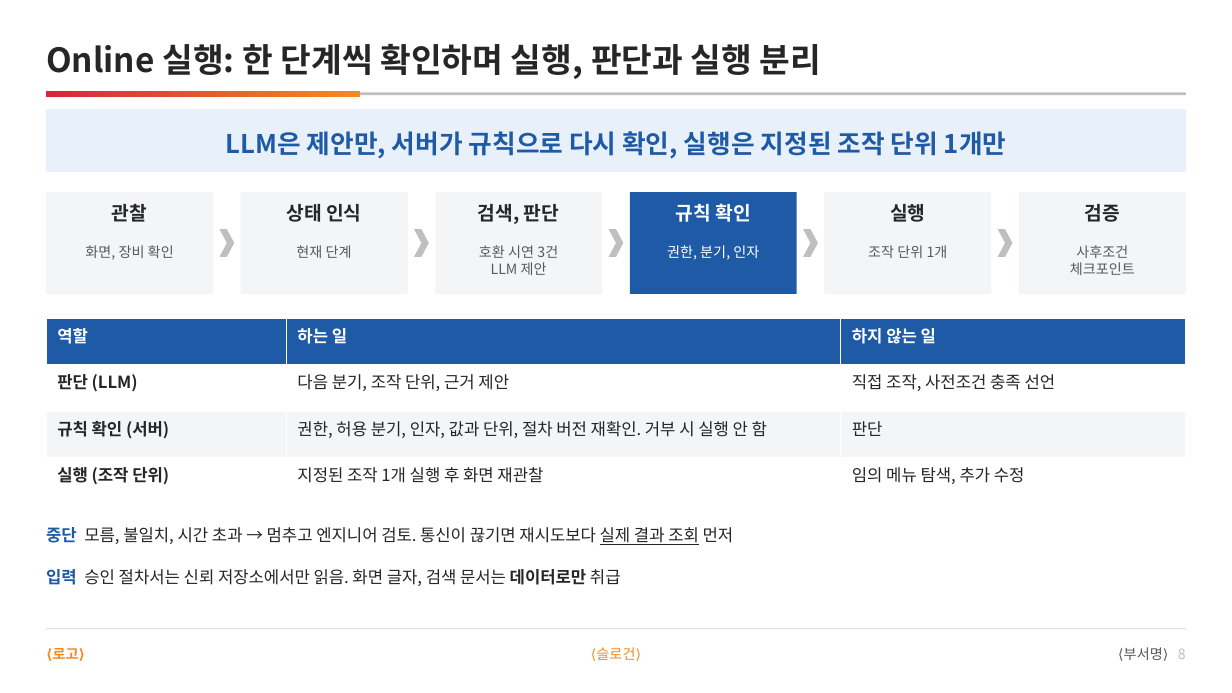
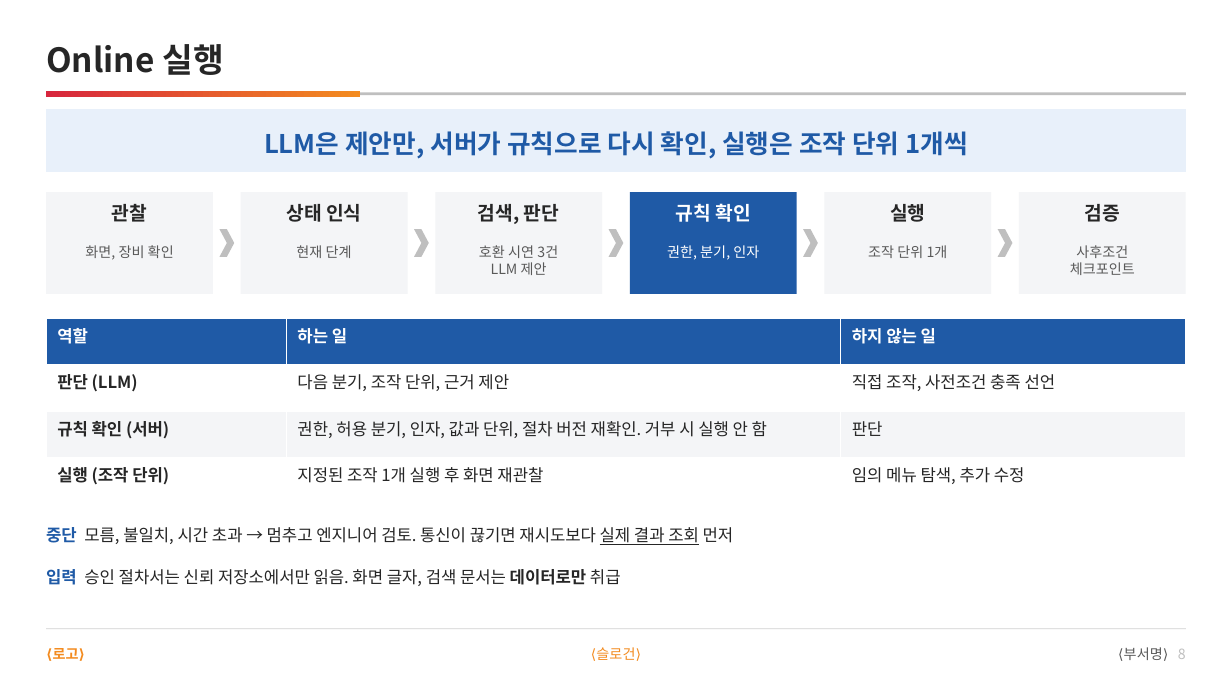
Before and after one commit to DarrenKoi/pm_notes, a slide deck: slide 8 of my-task/arc-tf/deliverables/arc-tf-team-full.pptx. Drawn at 1232x693 pixels with LibreOffice and Linux fonts; fonts in the diff are those of the drawing. Boxes give left, top, right and bottom in pixels: in the first picture for what was removed or moved away, otherwise in the second. Text is boxed around its words. In the diff, an @@ line names an element or a change of style, - is before the commit and + after.

```diff
--- a/my-task/arc-tf/deliverables/arc-tf-team-full.pptx
+++ b/my-task/arc-tf/deliverables/arc-tf-team-full.pptx
@@ text at (46,44,223,75): text changed @@
-Online 실행: 한 단계씩 확인하며 실행, 판단과 실행 분리
+Online 실행
@@ text at (264,131,967,159): text changed @@
-LLM은 제안만, 서버가 규칙으로 다시 확인, 실행은 지정된 조작 단위 1개만
+LLM은 제안만, 서버가 규칙으로 다시 확인, 실행은 조작 단위 1개씩
```
Also in this commit, not shown: 5 other slides changed, 8 other files.
